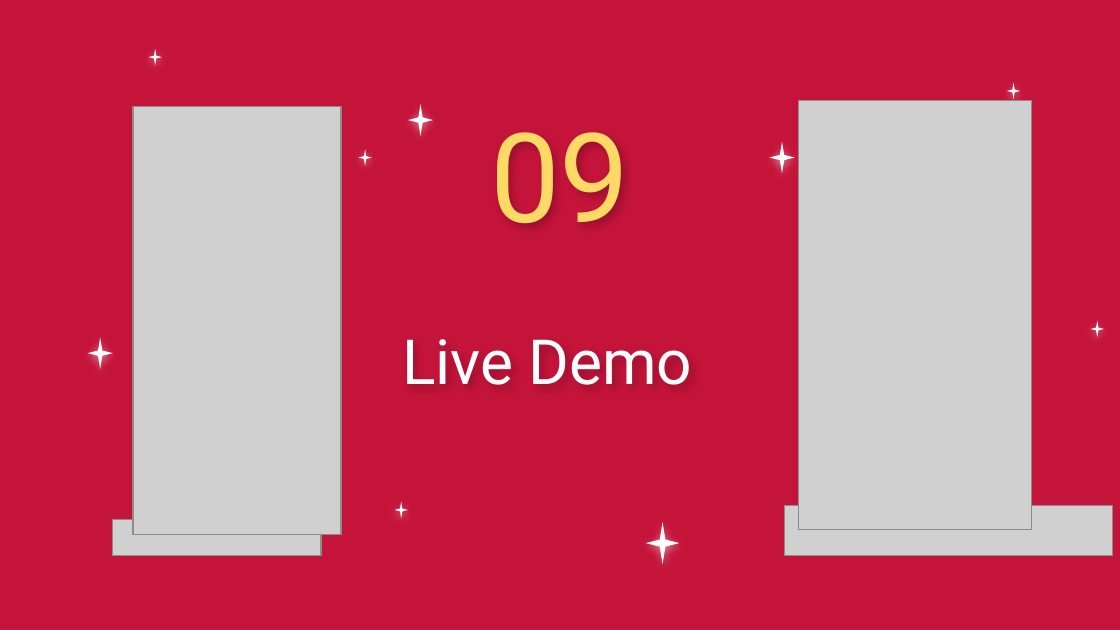
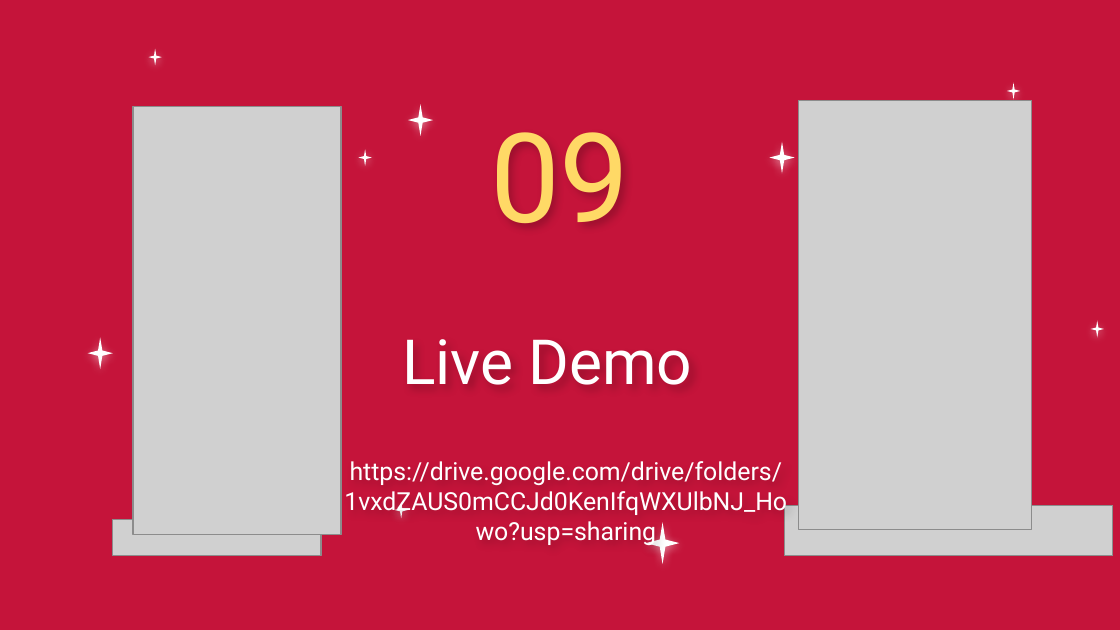
Before and after one commit to MiraPhilip12/Graduation_Project_ESLSCA, a slide deck: slide 32 of Milestone 4/Graduation_Project_Milestone4.pptx. Drawn at 1120x630 pixels with LibreOffice and Linux fonts; fonts in the diff are those of the drawing; grey boxes stand for pictures; background and template pictures are left out. Boxes give left, top, right and bottom in pixels: in the first picture for what was removed or moved away, otherwise in the second. Text is boxed around its words. In the diff, an @@ line names an element or a change of style, - is before the commit and + after.

```diff
--- a/Milestone 4/Graduation_Project_Milestone4.pptx
+++ b/Milestone 4/Graduation_Project_Milestone4.pptx
@@ text added at (344, 461, 787, 546), 16 pt, text #FFFFFF @@
+https://drive.google.com/drive/folders/1vxdZAUS0mCCJd0KenIfqWXUlbNJ_Howo?usp=sharing
```
Also in this commit, not shown: 1 other file.
